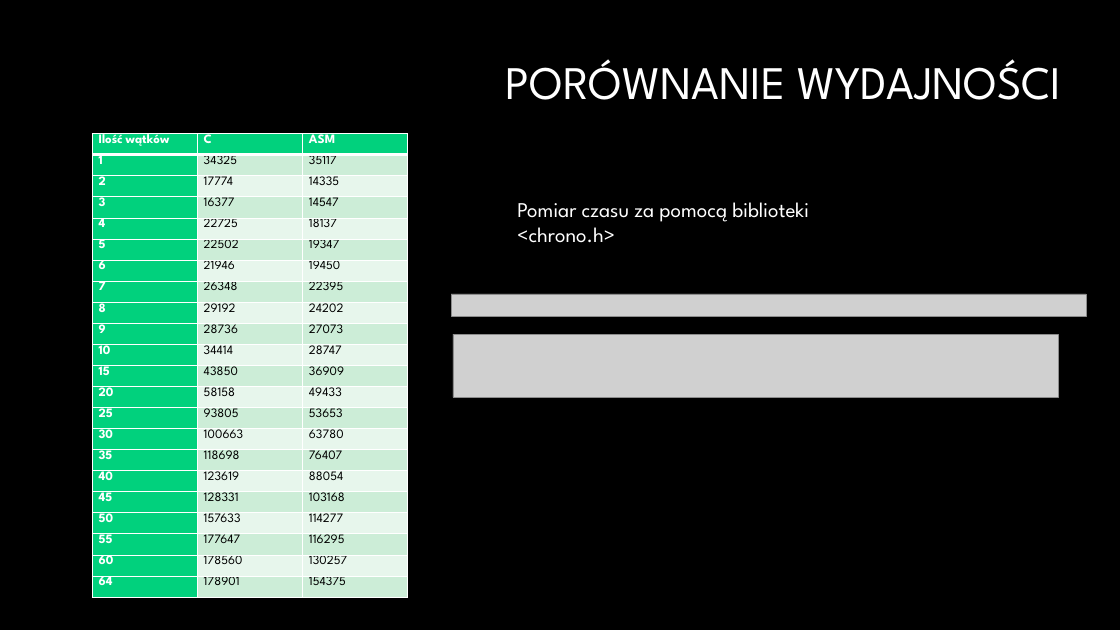
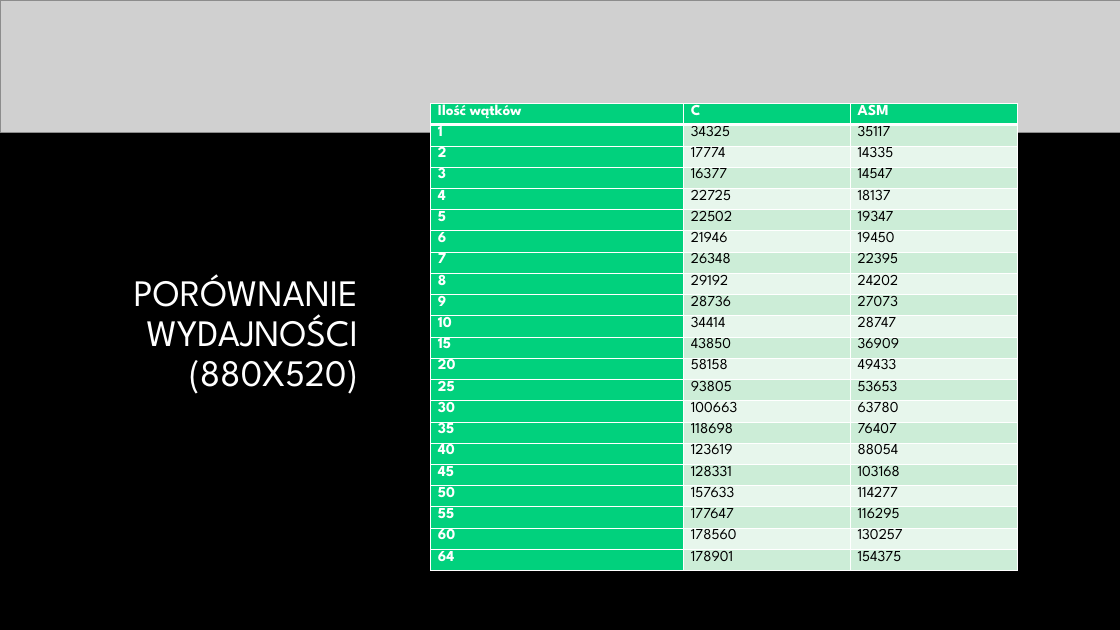
Before and after one commit to paulinaurbas/JAProjekt, a slide deck: slide 6 of Negatyw.pptx. Drawn at 1120x630 pixels with LibreOffice and Linux fonts; fonts in the diff are those of the drawing; grey boxes stand for pictures; background and template pictures are left out. Boxes give left, top, right and bottom in pixels: in the first picture for what was removed or moved away, otherwise in the second. Text is boxed around its words. In the diff, an @@ line names an element or a change of style, - is before the commit and + after.

```diff
--- a/Negatyw.pptx
+++ b/Negatyw.pptx
@@ picture added at <box>0,0,1120,133</box> @@
@@ table at <box>431,103,1018,571</box> @@
@@ size 11 to 13 pt @@
@@ table: place and size @@
-table at <box>92,134,408,597</box>
+table at <box>431,103,1018,571</box>
@@ text removed at <box>517,202,809,243</box> @@
-Pomiar czasu za pomocą biblioteki <chrono.h>
@@ title at <box>134,274,358,394</box>: text changed; size 40 to 32 pt @@
-PORÓWNANIE WYDAJNOŚCI
+PORÓWNANIE WYDAJNOŚCI
+(880X520)
@@ picture removed at <box>451,294,1086,316</box> @@
@@ picture removed at <box>453,334,1058,397</box> @@
```
Also in this commit, not shown: 5 other slides changed, 2 slides added, 7 other files.
